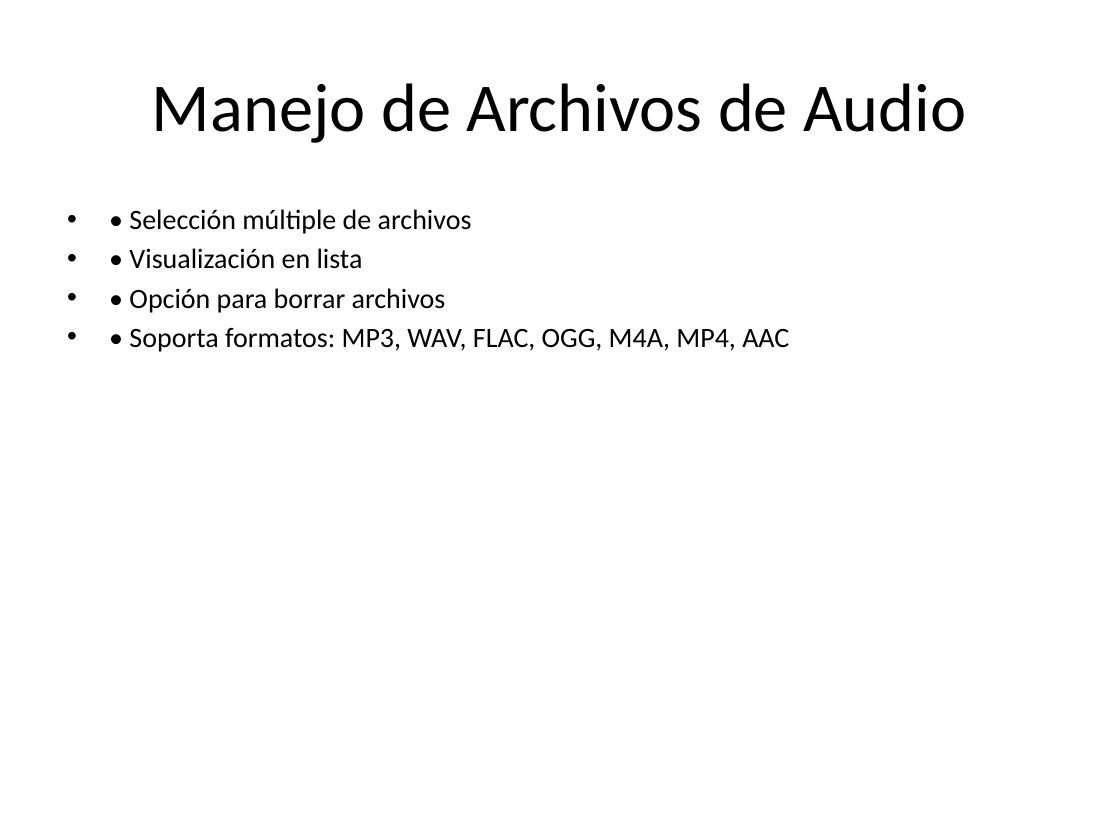
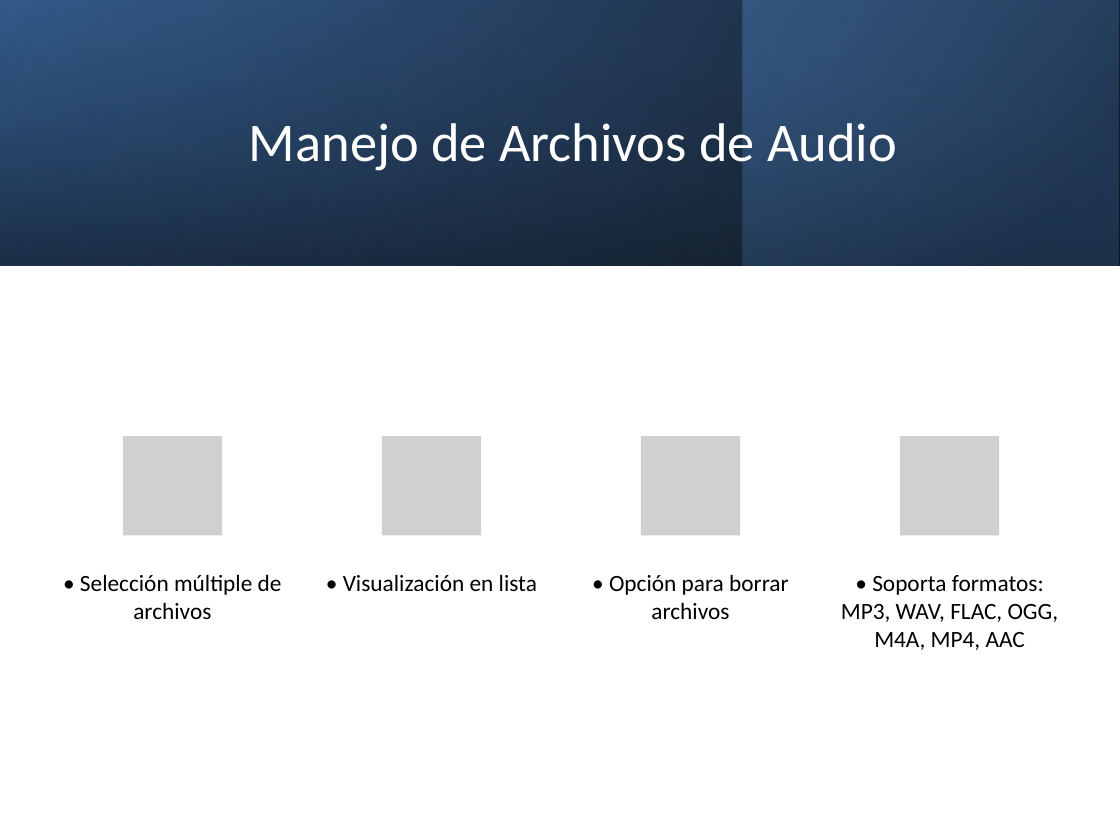
Before and after one commit to jonatha1992/Transcriptor, a slide deck: slide 3 of Presentacion_Transcriptor.pptx. Drawn at 1120x840 pixels with LibreOffice and Linux fonts; fonts in the diff are those of the drawing; grey boxes stand for pictures. Boxes give left, top, right and bottom in pixels: in the first picture for what was removed or moved away, otherwise in the second. Text is boxed around its words. In the diff, an @@ line names an element or a change of style, - is before the commit and + after.

```diff
--- a/Presentacion_Transcriptor.pptx
+++ b/Presentacion_Transcriptor.pptx
@@ rectangle added at [0, 0, 1120, 265], fill gradient #000000 to #376092 @@
@@ rectangle added at [0, 1, 1119, 266], fill gradient #376092 to #000000 @@
@@ rectangle added at [743, 0, 1119, 265], fill gradient #254061 to #4F81BD @@
@@ title "Manejo de Archivos de Audio": place and size @@
-title "Manejo de Archivos de Audio" at [152, 83, 966, 143]
+title "Manejo de Archivos de Audio" at [249, 115, 897, 171]
@@ title "Manejo de Archivos de Audio" at [249, 115, 897, 171]: size 44 to 35 pt, text colour #000000 to #FFFFFF @@
@@ text removed at [129, 209, 789, 352] @@
-• • Selección múltiple de archivos
-• • Visualización en lista
-• • Opción para borrar archivos
-• • Soporta formatos: MP3, WAV, FLAC, OGG, M4A, MP4, AAC
@@ group added at [80, 436, 1059, 650]: 4 pictures, 4 texts @@
+• Selección múltiple de archivos
+• Visualización en lista
+• Opción para borrar archivos
+• Soporta formatos: MP3, WAV, FLAC, OGG, M4A, MP4, AAC
```
Also in this commit, not shown: 7 other slides changed, 9 other files.
